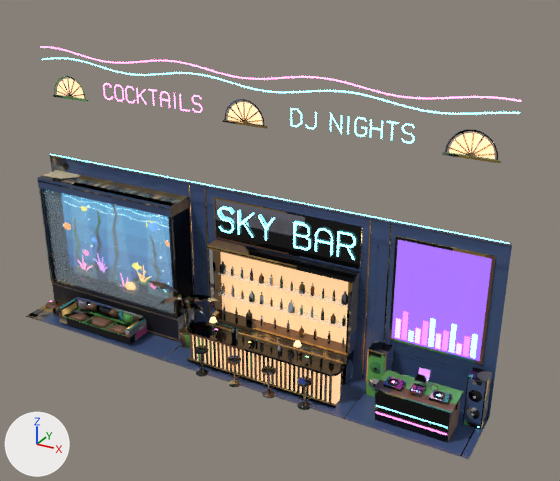
An edit to the glTF model assets/models/backdrop_rich2.glb, drawn before and after from the same camera.
One viewpoint serves both versions: a 50 mm lens placed at (18.37, -15.84, 12.72), pointed at (8.89, 1.4, 4.11). The lights are fixed; the arrows at lower left show +X, +Y and +Z. The first picture is the older version. Where no turn or scale is listed for an object, it has been applied to the vertices. Vertices at exactly the same position are counted once.

The older version as bpy lines, for what is in view:
```python
ob_decor = bpy.data.objects.new('decor', me_cube)
ob_decor.location = (7.5, 0.97, 0.01)
```
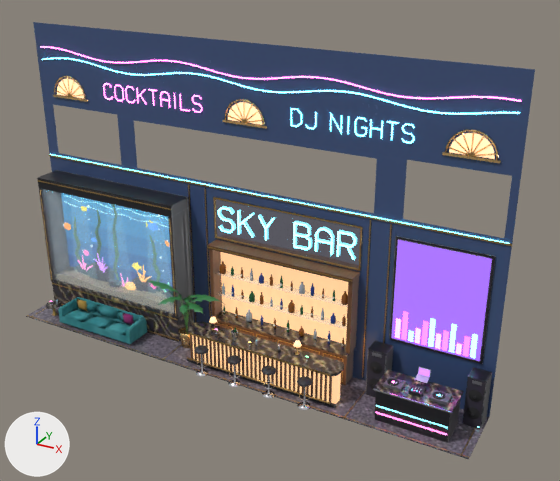
Changed parts and their boxes (x1, y1, x2, y2) in the pictures (560 x 481 px):
'decor', reshaped
    before: (26, 46, 521, 459)
    after: (26, 22, 535, 459)
part 1 of me_cube, added
    after: (374, 159, 407, 219)
part 2 of me_cube, added
    after: (117, 115, 407, 168)
part 3 of me_cube, built on
    before: (492, 248, 512, 395)
    after: (33, 22, 535, 417)
part 4 of me_cube, surface changed
    both: (26, 46, 520, 459)

The edits, one by one:
me_cube is used by ob_decor; location (7.5, 0.97, 0.01).
me_cube had 6592 vertices, 11480 faces and spanned x -7.5..7.5, y -1.2..1.0, z 0.0..8.6.
me_cube now has 6642 vertices, 11576 faces and spans x -7.5..7.5, y -1.2..1.0, z 0.0..9.3.
me_cube part 1: a new loose piece, a box spanning x 3.9..4.7, y 0.955..0.975, z 5.19..6.69, in mat_backdrop_rich2_baked.
me_cube part 2: a new loose piece of 14 vertices spanning x -4.5..4.7, y 1.0, z 5.2..6.8, in mat_backdrop_rich2_baked.
me_cube part 3: 4 vertices removed from x -7.5..7.5, y 1.0, z 5.0; 32 vertices added at x -7.5..7.5, y 1.0, z 5.2..9.3.
me_cube part 4: 10940 kept faces spanning x -7.5..7.5, y -1.2..1.0, z 0.0..8.6 get new texture (UV) coordinates.
